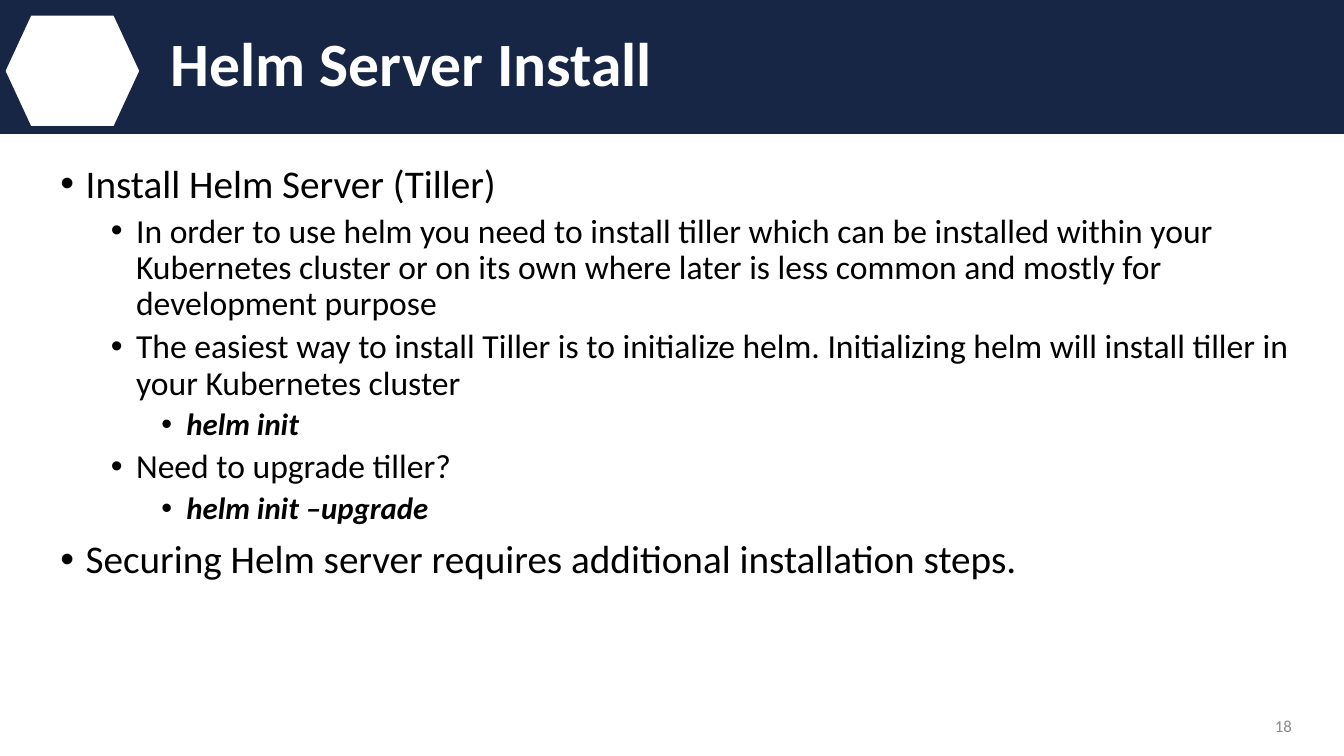
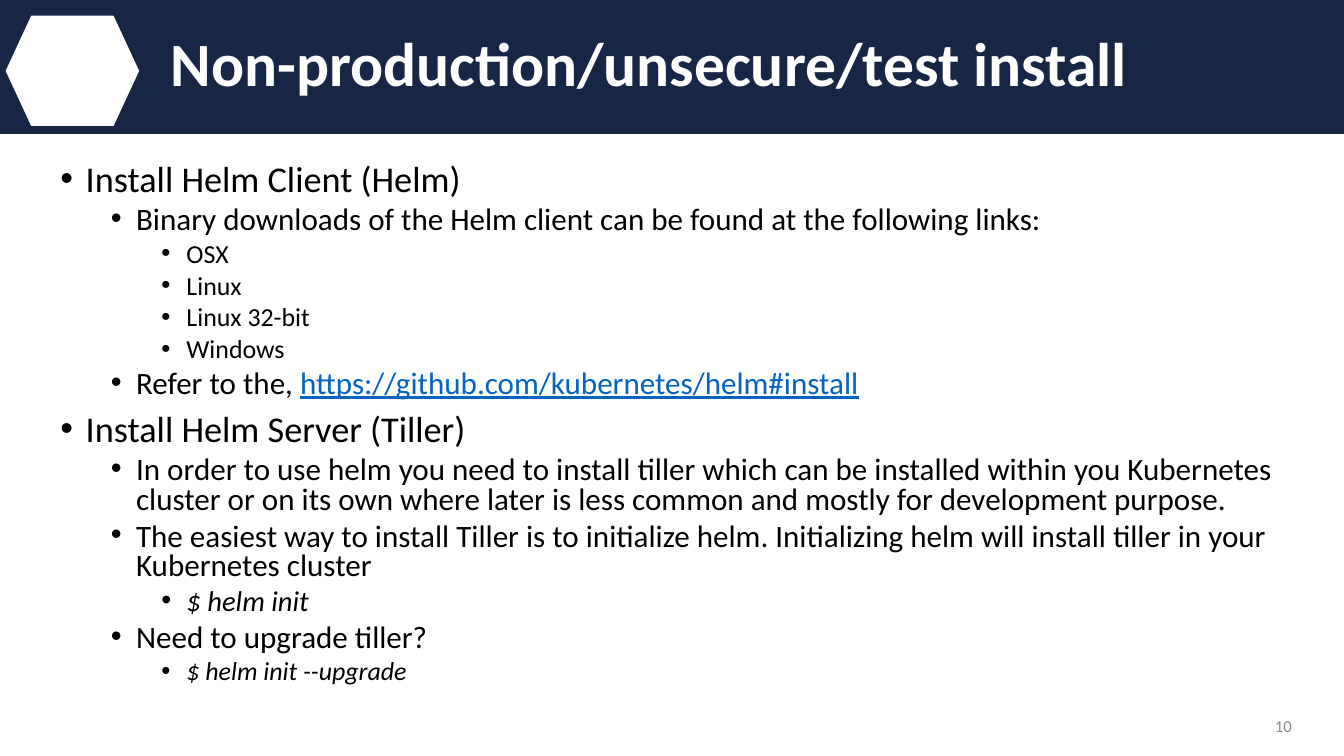
Before and after one commit to IBM/helm101, a slide deck: slide 10 of presentation/Helm.pptx (slide 18 before the commit). Drawn at 1344x756 pixels with LibreOffice and Linux fonts; fonts in the diff are those of the drawing; background and template pictures are left out. Boxes give left, top, right and bottom in pixels: in the first picture for what was removed or moved away, otherwise in the second. Text is boxed around its words. In the diff, an @@ line names an element or a change of style, - is before the commit and + after.

```diff
--- a/presentation/Helm.pptx
+++ b/presentation/Helm.pptx
@@ title at [171, 42, 1126, 96]: text changed @@
-Helm Server Install
+Non-production/unsecure/test install
@@ text at [86, 166, 1040, 400]: paragraphs added @@
+• Install Helm Client (Helm)
+  • Binary downloads of the Helm client can be found at the following links:
+    • OSX
+    • Linux
+    • Linux 32-bit
+    • Windows
+  • Refer to the, https://github.com/kubernetes/helm#install
@@ text at [86, 415, 1265, 654]: size 28 to 25.9 pt in "Install Helm Server (Tiller)"; size 24 to 22.2 pt in "The easiest way to install Tiller is ...", "Need to upgrade tiller?"; line spacing 0.9 to 0.8 @@
@@ text at [136, 458, 1271, 515]: text changed; size 24 to 22.2 pt @@
-  • In order to use helm you need to install tiller which can be installed within your Kubernetes cluster or on its own where later is less common and mostly for development purpose
+  • In order to use helm you need to install tiller which can be installed within you Kubernetes cluster or on its own where later is less common and mostly for development purpose.
@@ text at [207, 591, 308, 612]: text changed; size 22 to 20.4 pt; bold off @@
-    • helm init
+    • $ helm init
@@ text at [205, 662, 407, 685]: text changed; size 28 to 18.5 pt; italic on @@
-    • helm init –upgrade
-• Securing Helm server requires additional installation steps.
+    • $ helm init --upgrade
@@ page number at [1275, 721, 1292, 732]: text changed @@
-18
+10
```
Also in this commit, not shown: 15 other slides changed, 2 slides added, 11 slides removed.
